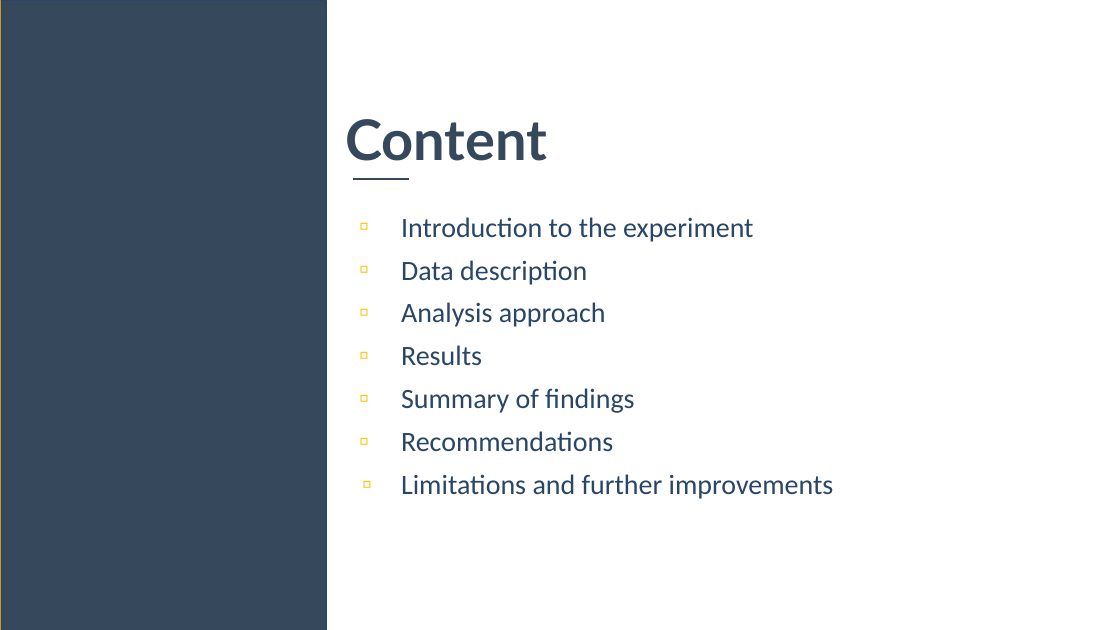
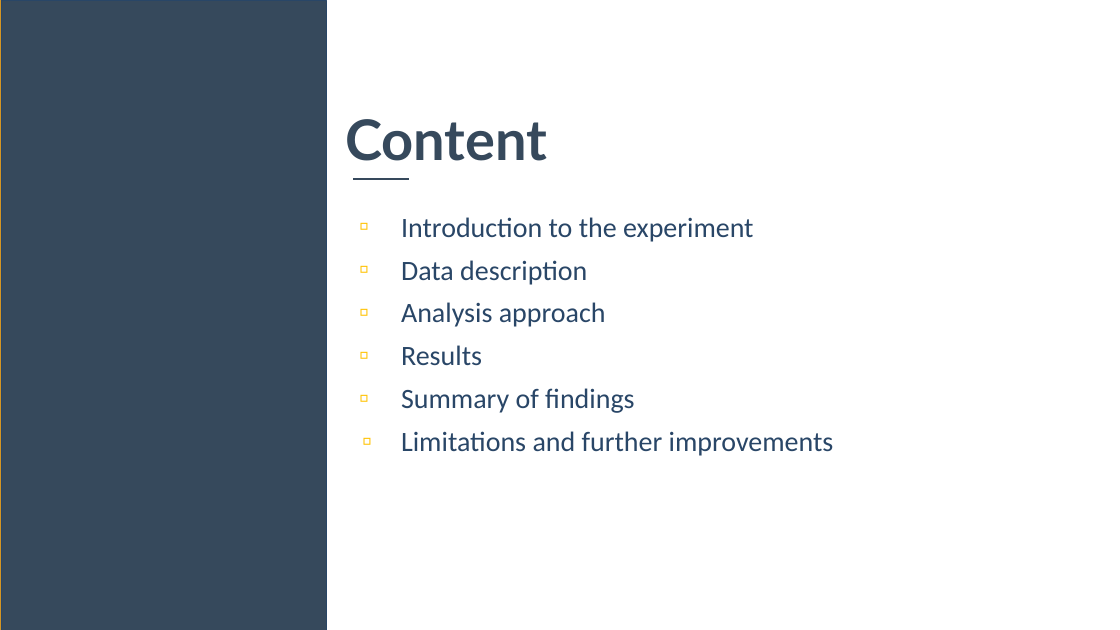
Before and after one commit to ogrnz/analytics-consulting, a slide deck: slide 2 of A/Presentation Case A.pptx. Drawn at 1120x630 pixels with LibreOffice and Linux fonts; fonts in the diff are those of the drawing. Boxes give left, top, right and bottom in pixels: in the first picture for what was removed or moved away, otherwise in the second. Text is boxed around its words. In the diff, an @@ line names an element or a change of style, - is before the commit and + after.

```diff
--- a/A/Presentation Case A.pptx
+++ b/A/Presentation Case A.pptx
@@ text at (401, 431, 613, 451): paragraph removed @@
-▫ Recommendations
```
Also in this commit, not shown: 10 other slides changed, 4 slides added, 2 slides removed.
